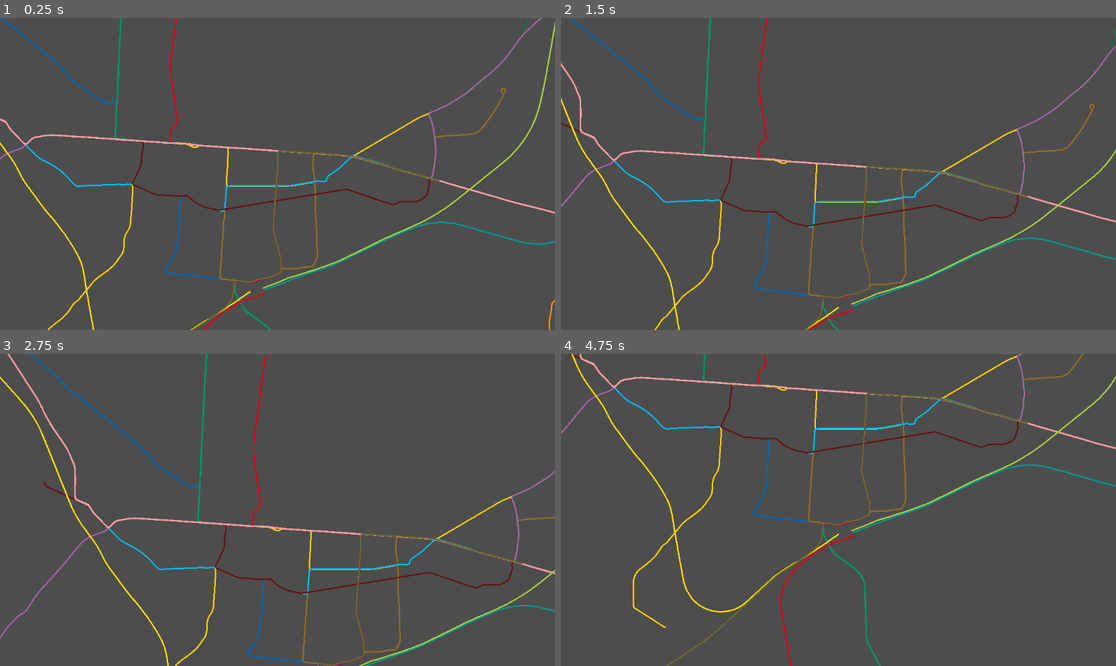
Above: before the commit, frames 1-4 (two rows, left to right).
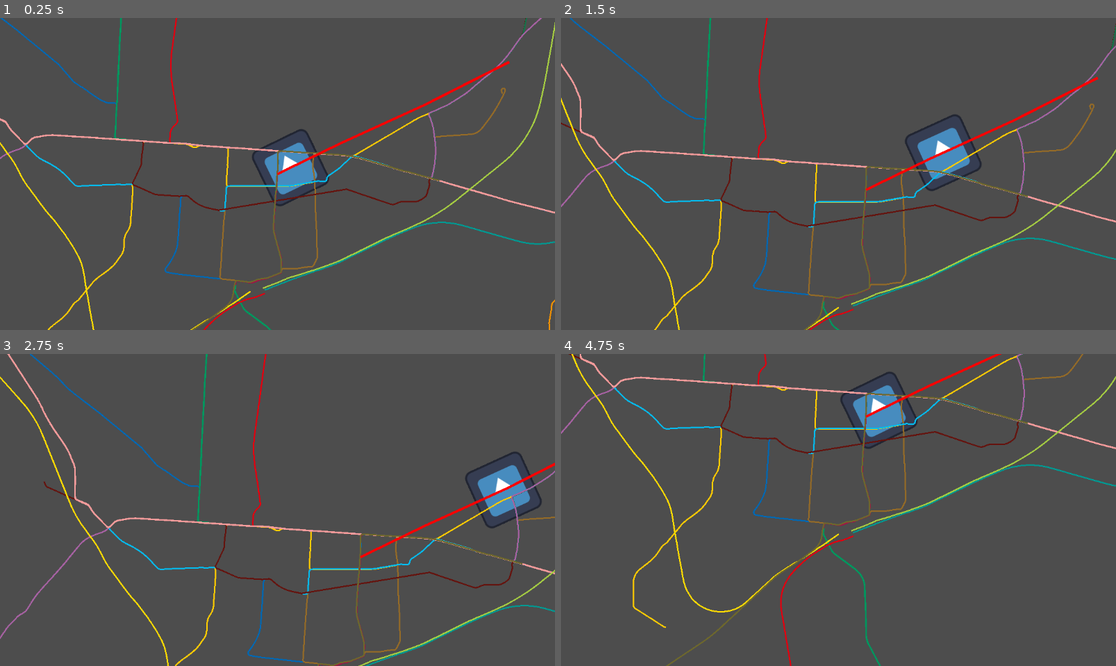
Above: after the commit, the same moments.

Repository: HaiZung/SE-Projekt
Game: Godot game, scene res://karte/map.tscn
Two runs of this game, one before a commit and one after it. Both use one fixed random seed, a clock stepped at 60 frames per second and the inputs below. The engine's default icon, where the game draws it, is replaced by a stand-in: a white triangle on a blue panel in a dark square.
Inputs (mouse positions are in pixels of both pictures, inside the frame that each line leads up to):
- Up to frame 1 (0.25 s): no input
- Up to frame 2 (1.5 s): move the mouse to (960, 158) at 0.52 s; click (960, 158) at 0.67 s; drag from (727, 189) to (810, 236) at 1.27 s
- Up to frame 3 (2.75 s): move the mouse to (333, 441) at 2.02 s; click (333, 441) at 2.17 s
- Up to frame 4 (4.75 s): drag from (810, 572) to (672, 463) at 2.77 s; move the mouse to (1005, 556) at 3.52 s; click (1005, 556) at 3.67 s; drag from (672, 463) to (755, 432) at 4.27 s

The runs differ from the first frame. In frame 1, 1.5% of the frame differs, in the area x 45-92%, y 13-61%; in frame 2, 1.6%, in the area x 54-97%, y 18-56%; in frame 3, 1.5%; in frame 4, 1.4%.

Commit message:
Testfahrt

Diff:
--- a/karte/MapRoot.gd
+++ b/karte/MapRoot.gd
@@ -3,6 +3,7 @@
 const TILE_URL := "https://tile.openstreetmap.org/{z}/{x}/{y}.png"
 const TILE_SIZE := 256
 var zoom: int = 14
+@onready var route_line: Line2D = $RouteLine
 
 
 func _ready() -> void:
@@ -33,6 +34,24 @@
 
 	load_geojson_lines("res://karte/KVVLinesGeoJSON_v2.json")
 	load_stops_from_kvv_json("res://karte/KVV_Haltestellen_v2.json")
+
+	# -------------------------------
+	# TEST-ROUTE zeichnen
+	# -------------------------------
+
+	var test_route_latlon := [
+		Vector2(49.0069, 8.4037),  # Zentrum
+		Vector2(49.0105, 8.4150),
+		Vector2(49.0150, 8.4300),
+		Vector2(49.0200, 8.4450)
+	]
+
+	draw_route_from_latlon(test_route_latlon)
+	$Train.set_route_from_line(route_line)
+
+
+
+
 
 
 
@@ -107,6 +126,21 @@
 	var x_tile := (lon + 180.0) / 360.0 * n
 	var y_tile := (1.0 - log(tan(lat_rad) + 1.0 / cos(lat_rad)) / PI) / 2.0 * n
 	return Vector2(x_tile * TILE_SIZE, y_tile * TILE_SIZE)
+
+func draw_route_from_latlon(latlon_points: Array) -> void:
+	route_line.clear_points()
+	route_line.width = 5.0
+	route_line.default_color = Color(1, 0, 0, 1)
+	route_line.z_index = 1500
+	route_line.z_as_relative = false
+
+	for ll in latlon_points:
+		var lat: float = ll.x
+		var lon: float = ll.y
+		var world_pos := latlon_to_world(lat, lon, zoom)
+		route_line.add_point(world_pos)
+
+
 
 # -------------------------------
 # KVV GeoJSON Linien laden
--- a/karte/map.tscn
+++ b/karte/map.tscn
@@ -1,6 +1,8 @@
-[gd_scene load_steps=2 format=3 uid="uid://cuyci8m3gb3v4"]
+[gd_scene load_steps=4 format=3 uid="uid://cuyci8m3gb3v4"]
 
-[ext_resource type="Script" uid="uid://cblaucyewcf83" path="res://MapRoot.gd" id="1_c7s6e"]
+[ext_resource type="Script" uid="uid://cblaucyewcf83" path="res://karte/MapRoot.gd" id="1_c7s6e"]
+[ext_resource type="Script" uid="uid://dowc8nxfy5x5s" path="res://karte/train.gd" id="2_bdffw"]
+[ext_resource type="Texture2D" uid="uid://dwf6h1bala48y" path="res://icon.svg" id="3_7t8su"]
 
 [node name="MapRoot" type="Node2D"]
 script = ExtResource("1_c7s6e")
@@ -10,3 +12,11 @@
 [node name="OverlayContainer" type="Node2D" parent="."]
 
 [node name="Camera2D" type="Camera2D" parent="."]
+
+[node name="RouteLine" type="Line2D" parent="."]
+
+[node name="Train" type="Node2D" parent="."]
+script = ExtResource("2_bdffw")
+
+[node name="Sprite2D" type="Sprite2D" parent="Train"]
+texture = ExtResource("3_7t8su")
--- /dev/null
+++ b/karte/train.gd
@@ -0,0 +1,53 @@
+extends Node2D
+
+@export var speed: float = 120.0      # Pixel pro Sekunde
+@export var loop: bool = true
+
+var route: PackedVector2Array
+var segment: int = 0
+var t: float = 0.0
+var moving: bool = false
+
+
+func set_route_from_line(line: Line2D) -> void:
+	route = line.points
+	segment = 0
+	t = 0.0
+	moving = route.size() >= 2
+
+	if route.size() > 0:
+		global_position = route[0]
+
+
+func _process(delta: float) -> void:
+	if not moving:
+		return
+
+	if segment >= route.size() - 1:
+		if loop:
+			segment = 0
+		else:
+			moving = false
+			return
+
+	var a: Vector2 = route[segment]
+	var b: Vector2 = route[segment + 1]
+
+	var seg_len := a.distance_to(b)
+	if seg_len < 0.001:
+		segment += 1
+		return
+
+	# Fortschritt auf Segment (0..1)
+	t += (speed * delta) / seg_len
+
+	if t >= 1.0:
+		global_position = b
+		t = 0.0
+		segment += 1
+		return
+
+	global_position = a.lerp(b, t)
+
+	# Sprite in Bewegungsrichtung drehen (optional)
+	rotation = (b - a).angle()
--- a/project.godot
+++ b/project.godot
@@ -12,7 +12,7 @@
 
 config/name="UIRoboterdetailansicht"
 run/main_scene="uid://cuyci8m3gb3v4"
-config/features=PackedStringArray("4.5", "Forward Plus")
+config/features=PackedStringArray("4.4", "Forward Plus")
 config/icon="res://icon.svg"
 
 [dotnet]
Not shown, changed: icon.svg.import
Not shown, added: karte/train.gd.uid
